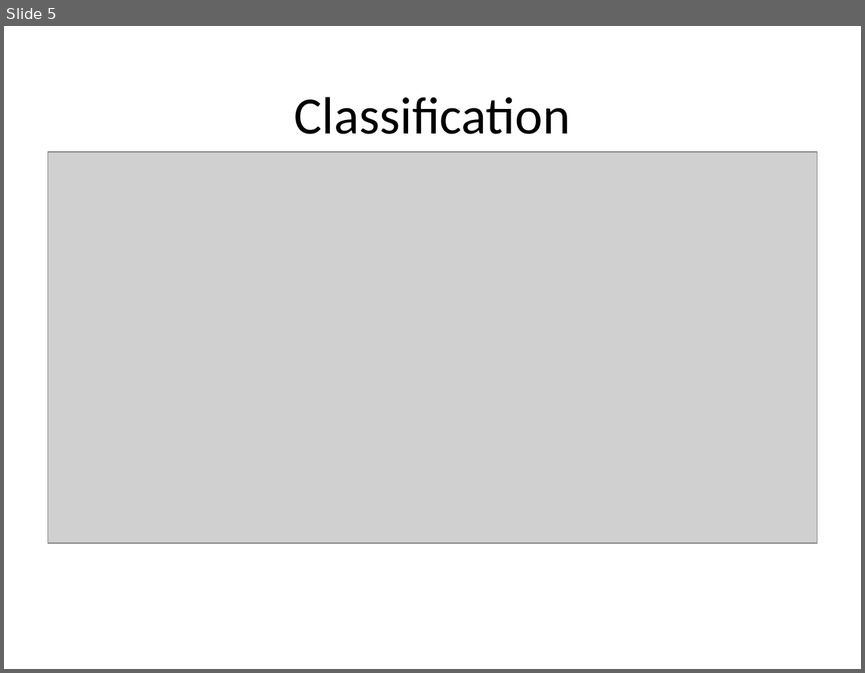
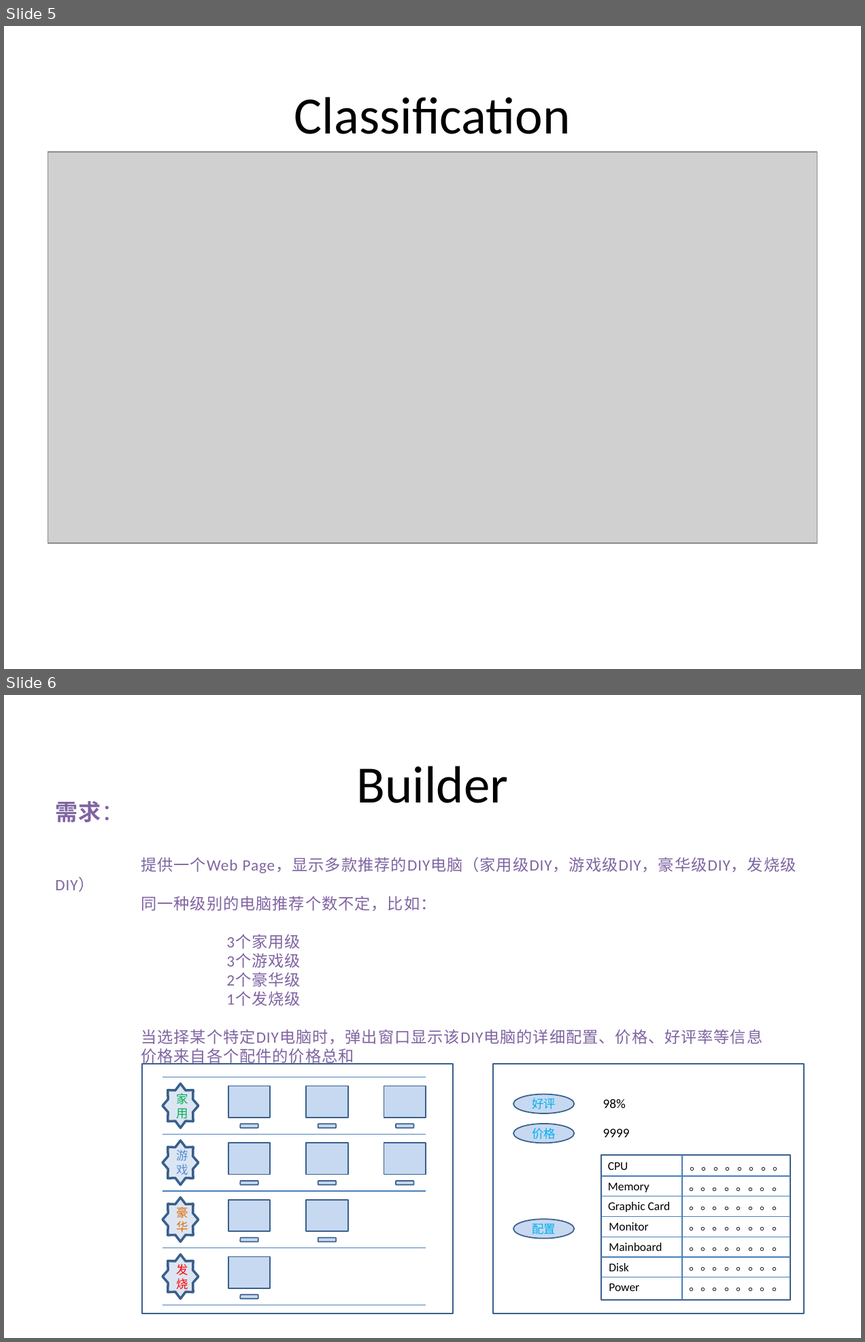
Before and after one commit to PlumpMath/DesignPattern-956, a slide deck: _Doc/DesignPattern.P2.Creational(Bulder).pptx. Shown one above the other, each under a label of ours: slide 5 before the commit, slides 5 and 6 after it. The pictures are 865x673 and 865x1342 pixels, drawn with LibreOffice and Linux fonts; fonts in the diff are those of the drawing; grey boxes stand for pictures. Boxes give left, top, right and bottom in pixels: in the first picture for what was removed or moved away, otherwise in the second. Text is boxed around its words. In the diff, an @@ line names an element or a change of style, - is before the commit and + after.

Commit message:
Updated Builder coder and PPT.

```diff
--- a/_Doc/DesignPattern.P2.Creational(Bulder).pptx
+++ b/_Doc/DesignPattern.P2.Creational(Bulder).pptx
@@ slide 6 added at (x1=4, y1=695, x2=861, y2=1338), background #FFFFFF @@
@@ title added at (x1=356, y1=766, x2=508, y2=803), 44 pt, text #000000 @@
+Builder
@@ text added at (x1=55, y1=857, x2=796, y2=1066), 13.3 pt, text #8064A2 @@
+需求：
+提供一个Web Page，显示多款推荐的DIY电脑（家用级DIY，游戏级DIY，豪华级DIY，发烧级DIY）
+同一种级别的电脑推荐个数不定，比如：
+3个家用级
+3个游戏级
+2个豪华级
+1个发烧级
+当选择某个特定DIY电脑时，弹出窗口显示该DIY电脑的详细配置、价格、好评率等信息
+价格来自各个配件的价格总和
@@ group added at (x1=142, y1=1064, x2=452, y2=1312): 10 rectangles, 9 rounded rectangles, 5 lines, 4 stars @@
+家用
+游戏
+豪华
+发烧
@@ group added at (x1=493, y1=1064, x2=804, y2=1312): 16 texts, 7 lines, 3 ellipses, 2 rectangles @@
+好评
+98%
+价格
+9999
+配置
+CPU
+Memory
+Graphic Card
+Monitor
+Mainboard
+Disk
+Power
+。。。。。。。。
+。。。。。。。。
+。。。。。。。。
+。。。。。。。。
+。。。。。。。。
+。。。。。。。。
+。。。。。。。。
```
Also in this commit, not shown: 1 other slide added, 21 other files.
